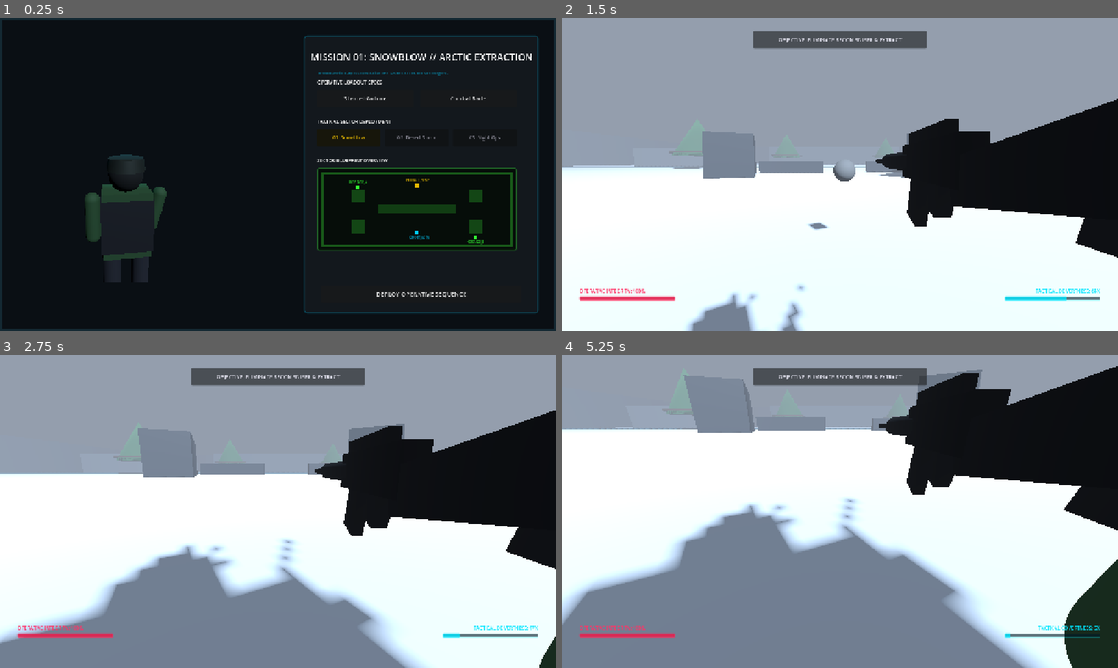
Above: before the commit, frames 1-4 (two rows, left to right).
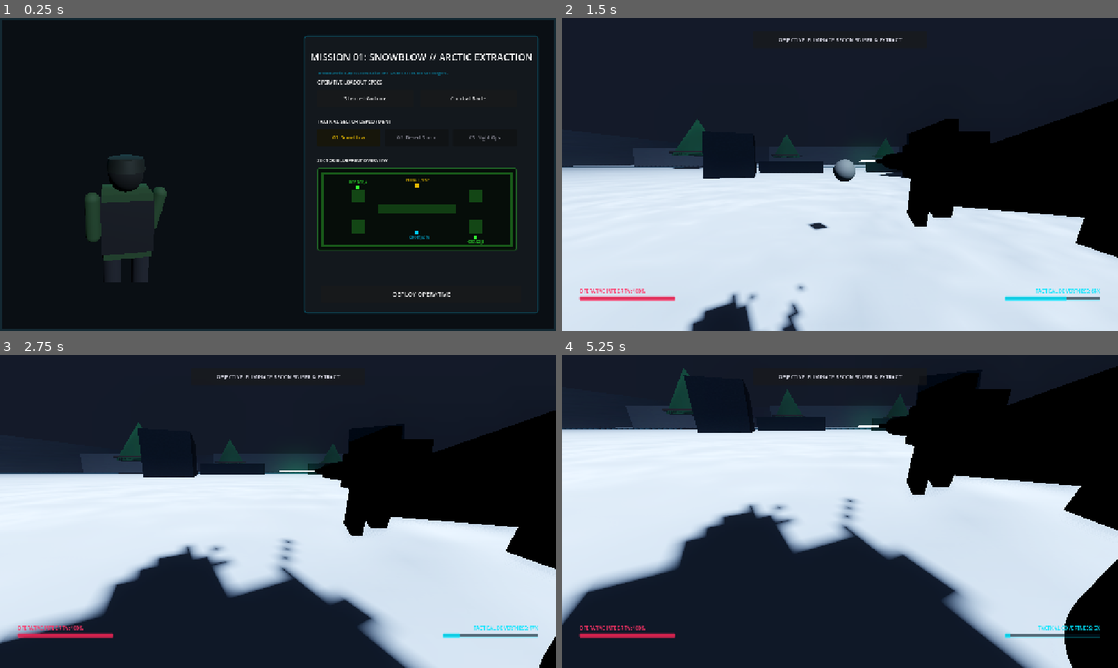
Above: after the commit, the same moments.

Repository: gamerdrift/gamerdrift.github.io
Game: Godot game, scene res://scenes/main_menu.tscn
Same seed, same stepped clock (60 frames per second), same inputs: the game is played once before the commit and once after it.
Inputs (mouse positions are in pixels of both pictures, inside the frame that each line leads up to):
- Up to frame 1 (0.25 s): no input
- Up to frame 2 (1.5 s): click "DEPLOY OPERATIVE SEQUENCE" (after the commit: "DEPLOY OPERATIVE") at 0.5 s; tap Enter at 1.25 s; move the mouse to (962, 158) at 1.27 s; hold D from 1.28 s (still down); tap Z at 1.35 s; click (962, 158) at 1.42 s
- Up to frame 3 (2.75 s): tap Space at 1.52 s; release D at 2 s; drag from (166, 527) to (250, 574) at 2.02 s
- Up to frame 4 (5.25 s): move the mouse to (895, 442) at 2.77 s; hold D 2.78-3.5 s; hold Shift 2.78-3.5 s; drag from (812, 574) to (673, 464) at 3.52 s; move the mouse to (1006, 558) at 4.27 s; hold A 4.28-5 s; hold Q 4.28-5 s; tap Space at 4.52 s; drag from (673, 464) to (756, 433) at 5.02 s

The runs differ from the first frame. In frame 1, 0.2% of the frame differs, in the area x 67-84%, y 87-90%; in frame 2, 85%, in the area x 0-100%, y 0-100%; in frame 3, 83%; in frame 4, 83%.

Commit message:
feat: enhance snowblow graphics, add fabric/noise materials & dynamic laser sight, lock non-snowblow maps and add preloader poster

Diff:
--- a/rogue_ghost/scenes/guard_enemy.tscn
+++ b/rogue_ghost/scenes/guard_enemy.tscn
@@ -6,9 +6,20 @@
 radius = 0.5
 height = 2.0
 
+[sub_resource type="FastNoiseLite" id="FastNoiseLite_fabric"]
+noise_type = 3
+frequency = 0.25
+
+[sub_resource type="NoiseTexture2D" id="NoiseTexture_Fabric"]
+as_normal_map = true
+bump_strength = 0.8
+noise = SubResource("FastNoiseLite_fabric")
+
 [sub_resource type="StandardMaterial3D" id="StandardMaterial3D_arctic"]
 albedo_color = Color(0.85, 0.85, 0.9, 1)
-roughness = 0.8
+roughness = 0.85
+normal_enabled = true
+normal_texture = SubResource("NoiseTexture_Fabric")
 
 [sub_resource type="BoxMesh" id="BoxMesh_torso"]
 material = SubResource("StandardMaterial3D_arctic")
@@ -16,7 +27,9 @@
 
 [sub_resource type="StandardMaterial3D" id="StandardMaterial3D_hostile_vest"]
 albedo_color = Color(0.18, 0.12, 0.12, 1)
-roughness = 0.7
+roughness = 0.9
+normal_enabled = true
+normal_texture = SubResource("NoiseTexture_Fabric")
 
 [sub_resource type="BoxMesh" id="BoxMesh_vest"]
 material = SubResource("StandardMaterial3D_hostile_vest")
--- a/rogue_ghost/scenes/level_snowblow.tscn
+++ b/rogue_ghost/scenes/level_snowblow.tscn
@@ -22,9 +22,20 @@
 emission_enabled = true
 emission = Color(0.0, 1.0, 0.5, 1)
 
+[sub_resource type="FastNoiseLite" id="FastNoiseLite_fine"]
+noise_type = 3
+frequency = 0.15
+
+[sub_resource type="NoiseTexture2D" id="NoiseTexture_SnowNormal"]
+as_normal_map = true
+bump_strength = 1.2
+noise = SubResource("FastNoiseLite_fine")
+
 [sub_resource type="StandardMaterial3D" id="Material_Snow"]
 albedo_color = Color(0.92, 0.95, 0.98, 1)
 roughness = 0.9
+normal_enabled = true
+normal_texture = SubResource("NoiseTexture_SnowNormal")
 
 [sub_resource type="StandardMaterial3D" id="Material_Ice"]
 albedo_color = Color(0.5, 0.8, 0.9, 0.6)
@@ -40,24 +51,58 @@
 albedo_color = Color(0.1, 0.35, 0.15, 1)
 roughness = 0.9
 
+[sub_resource type="FastNoiseLite" id="FastNoiseLite_metal"]
+noise_type = 3
+frequency = 0.08
+
+[sub_resource type="NoiseTexture2D" id="NoiseTexture_MetalNormal"]
+as_normal_map = true
+bump_strength = 1.8
+noise = SubResource("FastNoiseLite_metal")
+
+[sub_resource type="NoiseTexture2D" id="NoiseTexture_MetalRoughness"]
+noise = SubResource("FastNoiseLite_metal")
+
 [sub_resource type="StandardMaterial3D" id="Material_Steel"]
 albedo_color = Color(0.2, 0.22, 0.25, 1)
-metalness = 0.7
+metallic = 0.7
 roughness = 0.4
+roughness_texture = SubResource("NoiseTexture_MetalRoughness")
+normal_enabled = true
+normal_texture = SubResource("NoiseTexture_MetalNormal")
+
+[sub_resource type="FastNoiseLite" id="FastNoiseLite_rock"]
+noise_type = 3
+frequency = 0.04
+
+[sub_resource type="NoiseTexture2D" id="NoiseTexture_RockNormal"]
+as_normal_map = true
+bump_strength = 3.5
+noise = SubResource("FastNoiseLite_rock")
 
 [sub_resource type="StandardMaterial3D" id="Material_Rock"]
 albedo_color = Color(0.4, 0.42, 0.45, 1)
 roughness = 0.85
+normal_enabled = true
+normal_texture = SubResource("NoiseTexture_RockNormal")
 
 [sub_resource type="Environment" id="Environment_Snowblow"]
 background_mode = 1
-background_color = Color(0.48, 0.52, 0.58, 1)
+background_color = Color(0.12, 0.14, 0.18, 1)
+tonemap_mode = 3
+tonemap_exposure = 1.15
+tonemap_white = 1.0
+ssao_enabled = true
+ssao_radius = 1.5
+ssao_intensity = 2.0
+glow_enabled = true
+glow_intensity = 0.7
+glow_strength = 1.1
+glow_bloom = 0.12
+glow_blend_mode = 1
 fog_enabled = true
-fog_light_color = Color(0.58, 0.62, 0.68, 1)
-fog_density = 0.035
-volumetric_fog_enabled = true
-volumetric_fog_density = 0.035
-volumetric_fog_albedo = Color(0.8, 0.85, 0.9, 1)
+fog_light_color = Color(0.12, 0.14, 0.18, 1)
+fog_density = 0.04
 
 [node name="LevelSnowblow" type="Node3D" node_paths=PackedStringArray("target_exit_zone")]
 script = ExtResource("1_manager")
--- a/rogue_ghost/scenes/player_ghost.tscn
+++ b/rogue_ghost/scenes/player_ghost.tscn
@@ -6,9 +6,20 @@
 radius = 0.5
 height = 2.0
 
+[sub_resource type="FastNoiseLite" id="FastNoiseLite_fabric"]
+noise_type = 3
+frequency = 0.25
+
+[sub_resource type="NoiseTexture2D" id="NoiseTexture_Fabric"]
+as_normal_map = true
+bump_strength = 0.8
+noise = SubResource("FastNoiseLite_fabric")
+
 [sub_resource type="StandardMaterial3D" id="StandardMaterial3D_camo"]
 albedo_color = Color(0.18, 0.32, 0.18, 1)
-roughness = 0.8
+roughness = 0.85
+normal_enabled = true
+normal_texture = SubResource("NoiseTexture_Fabric")
 
 [sub_resource type="BoxMesh" id="BoxMesh_torso"]
 material = SubResource("StandardMaterial3D_camo")
@@ -16,7 +27,9 @@
 
 [sub_resource type="StandardMaterial3D" id="StandardMaterial3D_vest"]
 albedo_color = Color(0.12, 0.12, 0.14, 1)
-roughness = 0.7
+roughness = 0.9
+normal_enabled = true
+normal_texture = SubResource("NoiseTexture_Fabric")
 
 [sub_resource type="BoxMesh" id="BoxMesh_vest"]
 material = SubResource("StandardMaterial3D_vest")
@@ -111,6 +124,19 @@
 radius = 0.02
 height = 0.04
 
+[sub_resource type="StandardMaterial3D" id="StandardMaterial3D_Laser"]
+albedo_color = Color(0.0, 1.0, 0.2, 1)
+transparency = 1
+emission_enabled = true
+emission = Color(0.0, 1.0, 0.2, 1)
+emission_energy_multiplier = 4.0
+
+[sub_resource type="CylinderMesh" id="CylinderMesh_Laser"]
+material = SubResource("StandardMaterial3D_Laser")
+top_radius = 0.005
+bottom_radius = 0.005
+height = 1.0
+
 [sub_resource type="BoxMesh" id="BoxMesh_m16_receiver"]
 material = SubResource("StandardMaterial3D_weapon")
 size = Vector3(0.04, 0.08, 0.25)
@@ -269,6 +295,10 @@
 transform = Transform3D(1, 0, 0, 0, 1, 0, 0, 0, 1, 0, 0.05, -0.02)
 mesh = SubResource("BoxMesh_m16_handle")
 
+[node name="LaserBeam" type="MeshInstance3D" parent="Visuals/CarbineRifle"]
+transform = Transform3D(1, 0, 0, 0, -4.37114e-08, -1, 0, 1, -4.37114e-08, 0, 0, -0.6)
+mesh = SubResource("CylinderMesh_Laser")
+
 [node name="CameraPivot" type="Node3D" parent="."]
 transform = Transform3D(1, 0, 0, 0, 1, 0, 0, 0, 1, 0, 0.8, 0)
 
--- a/rogue_ghost/scripts/main_menu.gd
+++ b/rogue_ghost/scripts/main_menu.gd
@@ -56,10 +56,13 @@
 			mission_name = args[args.find(arg) + 1]
 
 		if mission_name != "" and MISSIONS.has(mission_name):
-			selected_mission_key = mission_name
-			selected_level_path = MISSIONS[mission_name]["path"]
-			auto_launch = true
-			break
+			if mission_name == "snowblow":
+				selected_mission_key = mission_name
+				selected_level_path = MISSIONS[mission_name]["path"]
+				auto_launch = true
+				break
+			else:
+				print("⚠️ Blocked auto-launching locked mission: ", mission_name, ". Falling back to menu.")
 
 	if auto_launch:
 		print("🚀 Auto-launching mission directly: ", selected_level_path)
@@ -136,11 +139,26 @@
 	# Update the Subtitle label with mission brief text
 	var subtitle_lbl = get_node_or_null("Panel/HUDPanel/Subtitle") as Label
 	if subtitle_lbl and MISSIONS.has(mission_key):
-		subtitle_lbl.text = MISSIONS[mission_key]["subtitle"]
+		if mission_key == "snowblow":
+			subtitle_lbl.text = MISSIONS[mission_key]["subtitle"]
+		else:
+			subtitle_lbl.text = "🚨 CLASSIFIED OUTPOST // COMING SOON - MISSION SECTOR ACCESS RESTRICTED"
 
 	# Update the TitleLabel with mission name
 	if title_label and MISSIONS.has(mission_key):
-		title_label.text = MISSIONS[mission_key]["label"]
+		if mission_key == "snowblow":
+			title_label.text = MISSIONS[mission_key]["label"]
+		else:
+			title_label.text = MISSIONS[mission_key]["label"] + " [COMING SOON]"
+
+	# Enable/Disable start button based on playability
+	if start_button:
+		if mission_key == "snowblow":
+			start_button.disabled = false
+			start_button.text = "DEPLOY OPERATIVE"
+		else:
+			start_button.disabled = true
+			start_button.text = "LOCKED"
 
 	# Highlight the selected mission button, dim others
 	var mission_buttons = {
--- a/rogue_ghost/scripts/player_ghost.gd
+++ b/rogue_ghost/scripts/player_ghost.gd
@@ -59,6 +59,7 @@
 @onready var camera_pivot: Node3D = $CameraPivot
 @onready var camera: Camera3D = $CameraPivot/Camera3D
 @onready var muzzle: Marker3D = $Muzzle
+@onready var laser_beam: MeshInstance3D = get_node_or_null("Visuals/CarbineRifle/LaserBeam")
 
 func _ready() -> void:
 	# Add to groups for global access
@@ -254,6 +255,25 @@
 			camera_pivot.rotate_x(diff_p)
 			camera_pivot.rotation.x = clamp(camera_pivot.rotation.x, -deg_to_rad(65.0), deg_to_rad(65.0))
 		rotate_y(diff_y)
+
+	# Dynamic laser sight projection
+	if laser_beam and is_active:
+		var space_state = get_world_3d().direct_space_state
+		var origin = muzzle.global_position
+		var aim_dir = -muzzle.global_transform.basis.z
+		var target = origin + (aim_dir * 50.0)
+		var query = PhysicsRayQueryParameters3D.create(origin, target)
+		query.exclude = [get_rid()]
+
+		var result = space_state.intersect_ray(query)
+		var distance = 50.0
+		if result:
+			distance = origin.distance_to(result.position)
+
+		var c_mesh = laser_beam.mesh as CylinderMesh
+		if c_mesh:
+			c_mesh.height = distance
+		laser_beam.position = Vector3(0, 0, -0.6 - (distance / 2.0))
 
 	# Shooting handler (Left Mouse Button)
 	if Input.is_mouse_button_pressed(MOUSE_BUTTON_LEFT):
--- a/rogue_ghost/scripts/weather_snow_system.gd
+++ b/rogue_ghost/scripts/weather_snow_system.gd
@@ -57,13 +57,22 @@
 
 	match environment_type:
 		EnvType.ARCTIC:
-			if env.fog_enabled:
-				env.fog_light_color = Color(0.58, 0.62, 0.68)
-				env.fog_density = base_fog_density * storm_intensity
-			if env.volumetric_fog_enabled:
-				env.volumetric_fog_density = base_fog_density * storm_intensity
-				env.volumetric_fog_emission = Color(0.7, 0.8, 0.9) # Ice blue
-				env.volumetric_fog_albedo = Color(0.8, 0.85, 0.9)
+			if thermal_active:
+				if env.fog_enabled:
+					env.fog_light_color = Color(0.0, 0.8, 0.3)
+					env.fog_density = base_fog_density * 0.4
+				if env.volumetric_fog_enabled:
+					env.volumetric_fog_density = base_fog_density * 0.4
+					env.volumetric_fog_emission = Color(0.0, 0.4, 0.15)
+					env.volumetric_fog_albedo = Color(0.0, 0.8, 0.3)
+			else:
+				if env.fog_enabled:
+					env.fog_light_color = Color(0.12, 0.14, 0.18)
+					env.fog_density = base_fog_density * storm_intensity
+				if env.volumetric_fog_enabled:
+					env.volumetric_fog_density = base_fog_density * storm_intensity
+					env.volumetric_fog_emission = Color(0.15, 0.2, 0.25)
+					env.volumetric_fog_albedo = Color(0.12, 0.14, 0.18)
 
 		EnvType.DESERT:
 			if env.fog_enabled:
Not shown, changed: app/rogueghost/page.tsx
Not shown, changed: public/games/rogueghost/index.html
Not shown, changed: public/games/rogueghost/index.pck
Not shown, added: public/rogue_ghost_poster.png
Not shown, changed: rogue_ghost/index_template.html
